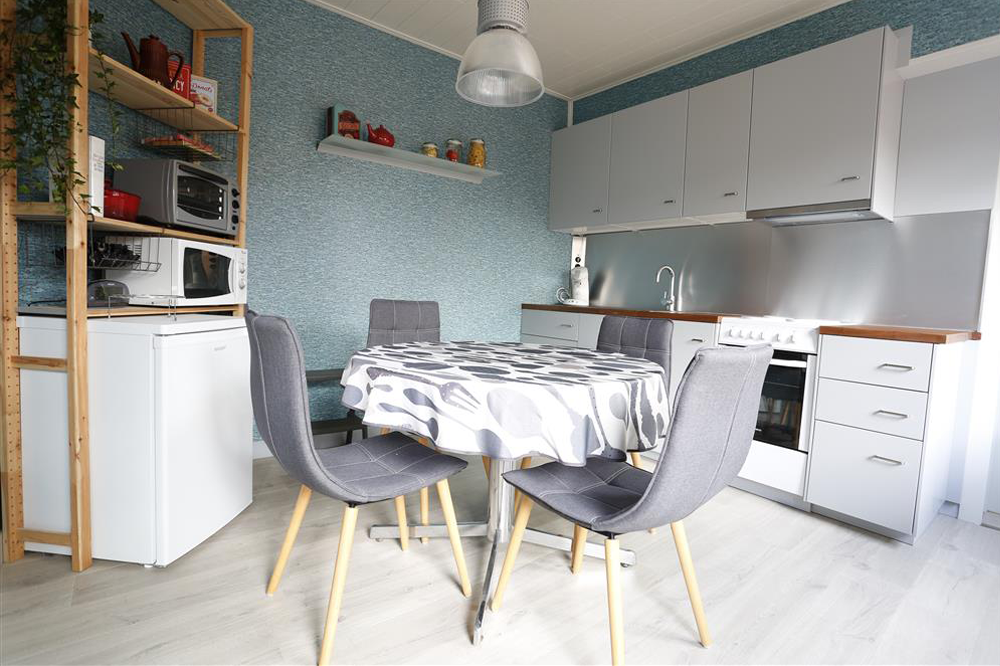
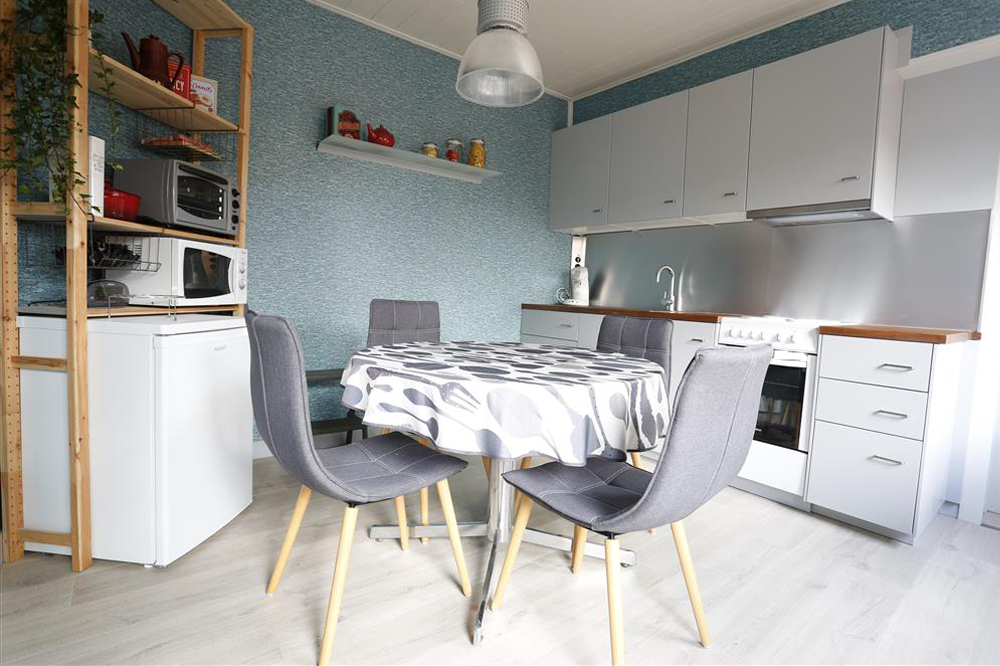
Layer changes from the first 1000×666 image to the second:
added layer "Laag 3" above "Laag 0" over [771, 349, 809, 363]
hid "Laag 0", painted on it over [771, 349, 809, 363]
